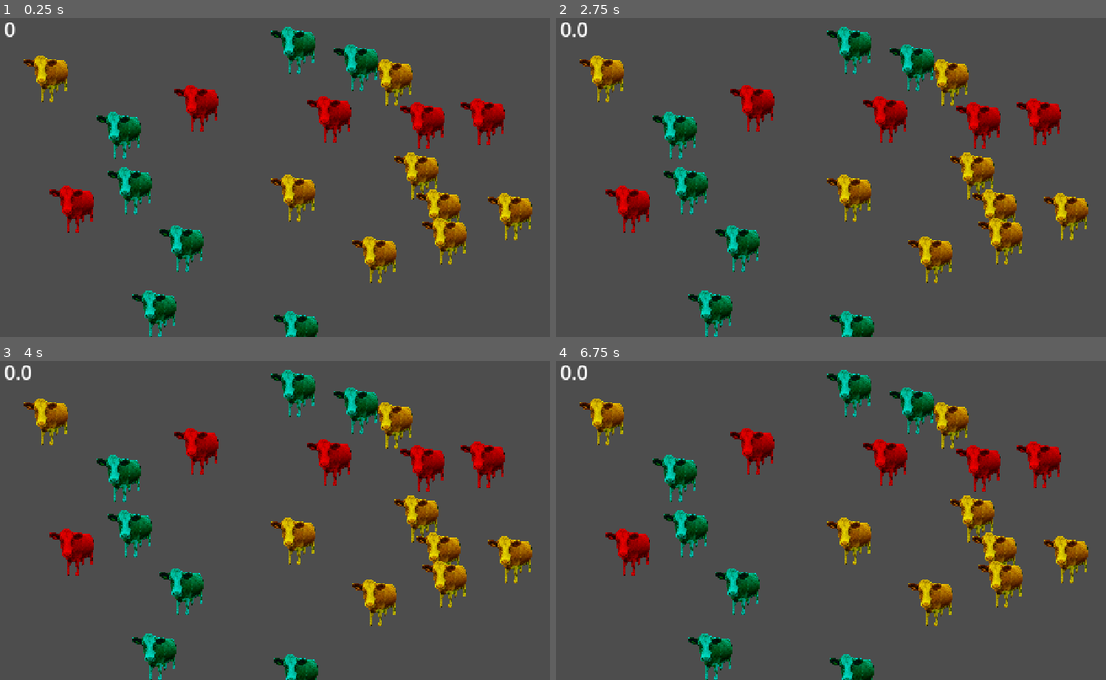
Above: before the commit, frames 1-4 (two rows, left to right).
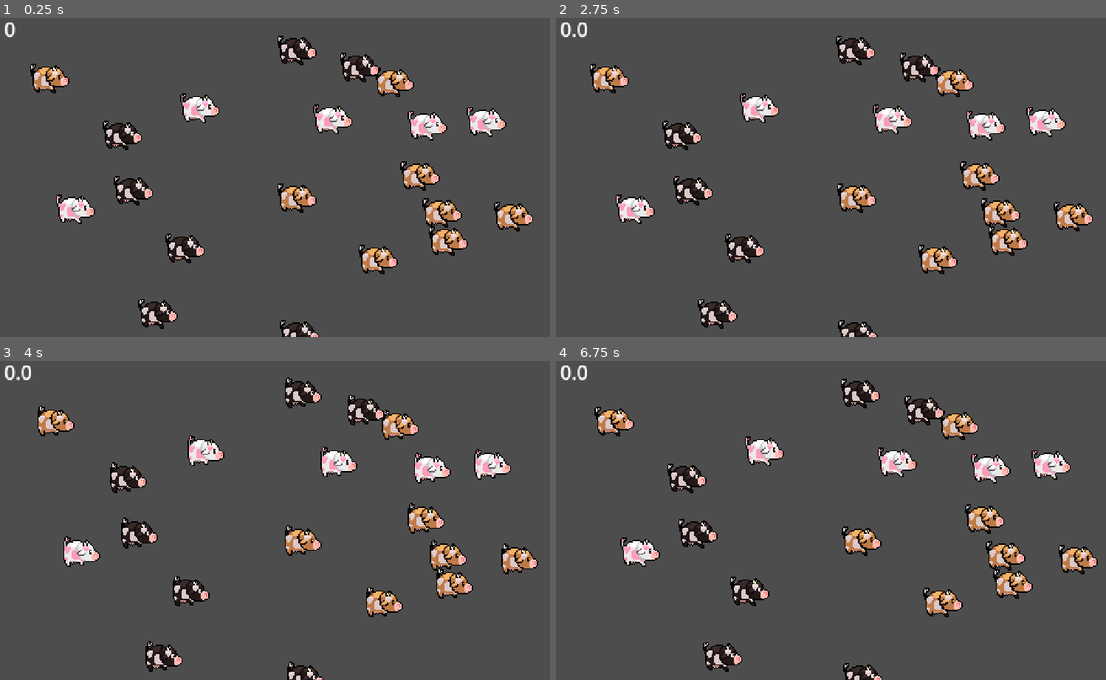
Above: after the commit, the same moments.

Repository: Ninesliced/gmtk-2025-online-group
Game: Godot game, scene res://scenes/main.tscn
The game is run twice, just before and just after one commit, with the same random seed, the same clock (stepped at 60 frames per second) and the same inputs.
Inputs (mouse positions are in pixels of both pictures, inside the frame that each line leads up to):
- Up to frame 1 (0.25 s): no input
- Up to frame 2 (2.75 s): move the mouse to (974, 155) at 0.52 s; click (974, 155) at 0.67 s; move the mouse to (726, 187) at 1.27 s; click (726, 187) at 1.42 s; move the mouse to (902, 97) at 2.02 s; click (902, 97) at 2.17 s
- Up to frame 3 (4 s): move the mouse to (258, 581) at 2.77 s; click (258, 581) at 2.92 s; move the mouse to (467, 565) at 3.52 s; click (467, 565) at 3.67 s
- Up to frame 4 (6.75 s): move the mouse to (666, 463) at 4.27 s; click (666, 463) at 4.42 s; move the mouse to (875, 514) at 5.02 s; click (875, 514) at 5.17 s; move the mouse to (759, 431) at 5.77 s; click (759, 431) at 5.92 s; move the mouse to (974, 498) at 6.52 s; click (974, 498) at 6.67 s

The runs differ from the first frame. In frame 1, 14% of the frame differs, in the area x 4-97%, y 2-100%; in frame 2, 13%; in frame 3, 13%; in frame 4, 14%, in the area x 4-99%, y 2-100%.

Commit message:
Cow types sprites

Diff:
--- a/gmtk2025/scenes/actors/cow.gd
+++ b/gmtk2025/scenes/actors/cow.gd
@@ -3,20 +3,58 @@
 
 enum CowType {
 	UNDEFINED,
-	RED,
-	YELLOW,
-	BLUE,
+	PINK,
+	ORANGE,
+	BLACK,
 }
 
+@export var cow_manager: CowManager
 @export var cow_type: CowType = CowType.UNDEFINED
+
+var velocity = Vector2(-1, 0)
 
 func _ready() -> void:
 	cow_type = randi_range(1, 3)
-	$AnimatedSprite2D.modulate = Global.cow_type_to_color(cow_type)
 
 func _process(delta: float) -> void:
+	_process_ai(delta)
+
+	_velocity_to_direction()
+	$AnimatedSprite2D.play(_get_current_animation())
+
+func _physics_process(delta: float) -> void:
+	position += velocity * delta
+
+func _process_ai(delta: float):
 	pass
-	# TODO: cow AI
+	#_ai_target = Vector2(
+		#randf_range(cow_manager.spawn_area),
+	#)
 
 func capture():
 	queue_free()
+
+func _cow_type_to_str(_cow_type: CowType) -> String:
+	match _cow_type:
+		CowType.PINK:
+			return "pink"
+		CowType.ORANGE:
+			return "orange"
+		CowType.BLACK:
+			return "black"
+	return ""
+
+func _velocity_to_direction():
+	velocity = Vector2(1,0)
+	var angle = fmod(velocity.angle() + TAU*2, TAU)
+	if TAU*(1.0/8) <= angle and angle <= TAU*(3.0/8):
+		return "down"
+	elif TAU*(3.0/8) <= angle and angle <= TAU*(5.0/8):
+		return "left"
+	elif TAU*(5.0/8) <= angle and angle <= TAU*(7.0/8):
+		return "up"
+	else:
+		return "right"
+
+func _get_current_animation():
+	return "cow_" + _cow_type_to_str(cow_type) + "_" + _velocity_to_direction()
--- a/gmtk2025/scenes/actors/cow.tscn
+++ b/gmtk2025/scenes/actors/cow.tscn
@@ -1,16 +1,406 @@
-[gd_scene load_steps=4 format=3 uid="uid://b43s2losa3uh4"]
+[gd_scene load_steps=54 format=3 uid="uid://b43s2losa3uh4"]
 
 [ext_resource type="Script" uid="uid://4p43ov0j06bu" path="res://scenes/actors/cow.gd" id="1_nv7pv"]
-[ext_resource type="Texture2D" uid="uid://dxdah5chmkbav" path="res://assets/cow_placeholder.png" id="2_nv7pv"]
+[ext_resource type="Texture2D" uid="uid://bo55pj11ped1" path="res://assets/cow/cow_pink.png" id="2_nv7pv"]
+[ext_resource type="Texture2D" uid="uid://be5myyrd0d3vs" path="res://assets/cow/cow_black.png" id="2_ro7dt"]
+[ext_resource type="Texture2D" uid="uid://d0neifbgweoha" path="res://assets/cow/cow_orange.png" id="3_ku1di"]
+
+[sub_resource type="AtlasTexture" id="AtlasTexture_6l28j"]
+atlas = ExtResource("2_ro7dt")
+region = Rect2(0, 0, 32, 32)
+
+[sub_resource type="AtlasTexture" id="AtlasTexture_1karx"]
+atlas = ExtResource("2_ro7dt")
+region = Rect2(32, 0, 32, 32)
+
+[sub_resource type="AtlasTexture" id="AtlasTexture_rje5r"]
+atlas = ExtResource("2_ro7dt")
+region = Rect2(64, 0, 32, 32)
+
+[sub_resource type="AtlasTexture" id="AtlasTexture_vd4sw"]
+atlas = ExtResource("2_ro7dt")
+region = Rect2(96, 0, 32, 32)
+
+[sub_resource type="AtlasTexture" id="AtlasTexture_54ugj"]
+atlas = ExtResource("2_ro7dt")
+region = Rect2(0, 96, 32, 32)
+
+[sub_resource type="AtlasTexture" id="AtlasTexture_oravb"]
+atlas = ExtResource("2_ro7dt")
+region = Rect2(32, 96, 32, 32)
+
+[sub_resource type="AtlasTexture" id="AtlasTexture_q3g0r"]
+atlas = ExtResource("2_ro7dt")
+region = Rect2(64, 96, 32, 32)
+
+[sub_resource type="AtlasTexture" id="AtlasTexture_5nxs6"]
+atlas = ExtResource("2_ro7dt")
+region = Rect2(96, 96, 32, 32)
+
+[sub_resource type="AtlasTexture" id="AtlasTexture_4258e"]
+atlas = ExtResource("2_ro7dt")
+region = Rect2(0, 32, 32, 32)
+
+[sub_resource type="AtlasTexture" id="AtlasTexture_vfh5k"]
+atlas = ExtResource("2_ro7dt")
+region = Rect2(32, 32, 32, 32)
+
+[sub_resource type="AtlasTexture" id="AtlasTexture_w3lnc"]
+atlas = ExtResource("2_ro7dt")
+region = Rect2(64, 32, 32, 32)
+
+[sub_resource type="AtlasTexture" id="AtlasTexture_3drqu"]
+atlas = ExtResource("2_ro7dt")
+region = Rect2(96, 32, 32, 32)
+
+[sub_resource type="AtlasTexture" id="AtlasTexture_l7rq6"]
+atlas = ExtResource("2_ro7dt")
+region = Rect2(0, 64, 32, 32)
+
+[sub_resource type="AtlasTexture" id="AtlasTexture_468pi"]
+atlas = ExtResource("2_ro7dt")
+region = Rect2(32, 64, 32, 32)
+
+[sub_resource type="AtlasTexture" id="AtlasTexture_0o1pk"]
+atlas = ExtResource("2_ro7dt")
+region = Rect2(64, 64, 32, 32)
+
+[sub_resource type="AtlasTexture" id="AtlasTexture_xkete"]
+atlas = ExtResource("2_ro7dt")
+region = Rect2(96, 64, 32, 32)
+
+[sub_resource type="AtlasTexture" id="AtlasTexture_0pwqj"]
+atlas = ExtResource("3_ku1di")
+region = Rect2(0, 0, 32, 32)
+
+[sub_resource type="AtlasTexture" id="AtlasTexture_871i4"]
+atlas = ExtResource("3_ku1di")
+region = Rect2(32, 0, 32, 32)
+
+[sub_resource type="AtlasTexture" id="AtlasTexture_051gj"]
+atlas = ExtResource("3_ku1di")
+region = Rect2(64, 0, 32, 32)
+
+[sub_resource type="AtlasTexture" id="AtlasTexture_pato6"]
+atlas = ExtResource("3_ku1di")
+region = Rect2(96, 0, 32, 32)
+
+[sub_resource type="AtlasTexture" id="AtlasTexture_wwim0"]
+atlas = ExtResource("3_ku1di")
+region = Rect2(0, 96, 32, 32)
+
+[sub_resource type="AtlasTexture" id="AtlasTexture_vlq2c"]
+atlas = ExtResource("3_ku1di")
+region = Rect2(32, 96, 32, 32)
+
+[sub_resource type="AtlasTexture" id="AtlasTexture_8tjvx"]
+atlas = ExtResource("3_ku1di")
+region = Rect2(64, 96, 32, 32)
+
+[sub_resource type="AtlasTexture" id="AtlasTexture_kldsy"]
+atlas = ExtResource("3_ku1di")
+region = Rect2(96, 96, 32, 32)
+
+[sub_resource type="AtlasTexture" id="AtlasTexture_1pfbj"]
+atlas = ExtResource("3_ku1di")
+region = Rect2(0, 32, 32, 32)
+
+[sub_resource type="AtlasTexture" id="AtlasTexture_puoo4"]
+atlas = ExtResource("3_ku1di")
+region = Rect2(32, 32, 32, 32)
+
+[sub_resource type="AtlasTexture" id="AtlasTexture_pc83m"]
+atlas = ExtResource("3_ku1di")
+region = Rect2(64, 32, 32, 32)
+
+[sub_resource type="AtlasTexture" id="AtlasTexture_c0au2"]
+atlas = ExtResource("3_ku1di")
+region = Rect2(96, 32, 32, 32)
+
+[sub_resource type="AtlasTexture" id="AtlasTexture_tbak4"]
+atlas = ExtResource("3_ku1di")
+region = Rect2(0, 64, 32, 32)
+
+[sub_resource type="AtlasTexture" id="AtlasTexture_06na8"]
+atlas = ExtResource("3_ku1di")
+region = Rect2(32, 64, 32, 32)
+
+[sub_resource type="AtlasTexture" id="AtlasTexture_a6okt"]
+atlas = ExtResource("3_ku1di")
+region = Rect2(64, 64, 32, 32)
+
+[sub_resource type="AtlasTexture" id="AtlasTexture_2a0va"]
+atlas = ExtResource("3_ku1di")
+region = Rect2(96, 64, 32, 32)
+
+[sub_resource type="AtlasTexture" id="AtlasTexture_4ihft"]
+atlas = ExtResource("2_nv7pv")
+region = Rect2(0, 0, 32, 32)
+
+[sub_resource type="AtlasTexture" id="AtlasTexture_ro7dt"]
+atlas = ExtResource("2_nv7pv")
+region = Rect2(32, 0, 32, 32)
+
+[sub_resource type="AtlasTexture" id="AtlasTexture_ku1di"]
+atlas = ExtResource("2_nv7pv")
+region = Rect2(64, 0, 32, 32)
+
+[sub_resource type="AtlasTexture" id="AtlasTexture_cswqi"]
+atlas = ExtResource("2_nv7pv")
+region = Rect2(96, 0, 32, 32)
+
+[sub_resource type="AtlasTexture" id="AtlasTexture_6kki7"]
+atlas = ExtResource("2_nv7pv")
+region = Rect2(0, 96, 32, 32)
+
+[sub_resource type="AtlasTexture" id="AtlasTexture_ahaqq"]
+atlas = ExtResource("2_nv7pv")
+region = Rect2(32, 96, 32, 32)
+
+[sub_resource type="AtlasTexture" id="AtlasTexture_e1xkv"]
+atlas = ExtResource("2_nv7pv")
+region = Rect2(64, 96, 32, 32)
+
+[sub_resource type="AtlasTexture" id="AtlasTexture_67ug3"]
+atlas = ExtResource("2_nv7pv")
+region = Rect2(96, 96, 32, 32)
+
+[sub_resource type="AtlasTexture" id="AtlasTexture_nx066"]
+atlas = ExtResource("2_nv7pv")
+region = Rect2(0, 32, 32, 32)
+
+[sub_resource type="AtlasTexture" id="AtlasTexture_j7hde"]
+atlas = ExtResource("2_nv7pv")
+region = Rect2(32, 32, 32, 32)
+
+[sub_resource type="AtlasTexture" id="AtlasTexture_klo0j"]
+atlas = ExtResource("2_nv7pv")
+region = Rect2(64, 32, 32, 32)
+
+[sub_resource type="AtlasTexture" id="AtlasTexture_4phxb"]
+atlas = ExtResource("2_nv7pv")
+region = Rect2(96, 32, 32, 32)
+
+[sub_resource type="AtlasTexture" id="AtlasTexture_i0reg"]
+atlas = ExtResource("2_nv7pv")
+region = Rect2(0, 64, 32, 32)
+
+[sub_resource type="AtlasTexture" id="AtlasTexture_tkmv7"]
+atlas = ExtResource("2_nv7pv")
+region = Rect2(32, 64, 32, 32)
+
+[sub_resource type="AtlasTexture" id="AtlasTexture_y4nyj"]
+atlas = ExtResource("2_nv7pv")
+region = Rect2(64, 64, 32, 32)
+
+[sub_resource type="AtlasTexture" id="AtlasTexture_dql4u"]
+atlas = ExtResource("2_nv7pv")
+region = Rect2(96, 64, 32, 32)
 
 [sub_resource type="SpriteFrames" id="SpriteFrames_ociam"]
 animations = [{
 "frames": [{
 "duration": 1.0,
-"texture": ExtResource("2_nv7pv")
-}],
-"loop": true,
-"name": &"default",
+"texture": SubResource("AtlasTexture_6l28j")
+}, {
+"duration": 1.0,
+"texture": SubResource("AtlasTexture_1karx")
+}, {
+"duration": 1.0,
+"texture": SubResource("AtlasTexture_rje5r")
+}, {
+"duration": 1.0,
+"texture": SubResource("AtlasTexture_vd4sw")
+}],
+"loop": true,
+"name": &"cow_black_down",
+"speed": 5.0
+}, {
+"frames": [{
+"duration": 1.0,
+"texture": SubResource("AtlasTexture_54ugj")
+}, {
+"duration": 1.0,
+"texture": SubResource("AtlasTexture_oravb")
+}, {
+"duration": 1.0,
+"texture": SubResource("AtlasTexture_q3g0r")
+}, {
+"duration": 1.0,
+"texture": SubResource("AtlasTexture_5nxs6")
+}],
+"loop": true,
+"name": &"cow_black_left",
+"speed": 5.0
+}, {
+"frames": [{
+"duration": 1.0,
+"texture": SubResource("AtlasTexture_4258e")
+}, {
+"duration": 1.0,
+"texture": SubResource("AtlasTexture_vfh5k")
+}, {
+"duration": 1.0,
+"texture": SubResource("AtlasTexture_w3lnc")
+}, {
+"duration": 1.0,
+"texture": SubResource("AtlasTexture_3drqu")
+}],
+"loop": true,
+"name": &"cow_black_right",
+"speed": 5.0
+}, {
+"frames": [{
+"duration": 1.0,
+"texture": SubResource("AtlasTexture_l7rq6")
+}, {
+"duration": 1.0,
+"texture": SubResource("AtlasTexture_468pi")
+}, {
+"duration": 1.0,
+"texture": SubResource("AtlasTexture_0o1pk")
+}, {
+"duration": 1.0,
+"texture": SubResource("AtlasTexture_xkete")
+}],
+"loop": true,
+"name": &"cow_black_up",
+"speed": 5.0
+}, {
+"frames": [{
+"duration": 1.0,
+"texture": SubResource("AtlasTexture_0pwqj")
+}, {
+"duration": 1.0,
+"texture": SubResource("AtlasTexture_871i4")
+}, {
+"duration": 1.0,
+"texture": SubResource("AtlasTexture_051gj")
+}, {
+"duration": 1.0,
+"texture": SubResource("AtlasTexture_pato6")
+}],
+"loop": true,
+"name": &"cow_orange_down",
+"speed": 5.0
+}, {
+"frames": [{
+"duration": 1.0,
+"texture": SubResource("AtlasTexture_wwim0")
+}, {
+"duration": 1.0,
+"texture": SubResource("AtlasTexture_vlq2c")
+}, {
+"duration": 1.0,
+"texture": SubResource("AtlasTexture_8tjvx")
+}, {
+"duration": 1.0,
+"texture": SubResource("AtlasTexture_kldsy")
+}],
+"loop": true,
+"name": &"cow_orange_left",
+"speed": 5.0
+}, {
+"frames": [{
+"duration": 1.0,
+"texture": SubResource("AtlasTexture_1pfbj")
+}, {
+"duration": 1.0,
+"texture": SubResource("AtlasTexture_puoo4")
+}, {
+"duration": 1.0,
+"texture": SubResource("AtlasTexture_pc83m")
+}, {
+"duration": 1.0,
+"texture": SubResource("AtlasTexture_c0au2")
+}],
+"loop": true,
+"name": &"cow_orange_right",
+"speed": 5.0
+}, {
+"frames": [{
+"duration": 1.0,
+"texture": SubResource("AtlasTexture_tbak4")
+}, {
+"duration": 1.0,
+"texture": SubResource("AtlasTexture_06na8")
+}, {
+"duration": 1.0,
+"texture": SubResource("AtlasTexture_a6okt")
+}, {
+"duration": 1.0,
+"texture": SubResource("AtlasTexture_2a0va")
+}],
+"loop": true,
+"name": &"cow_orange_up",
+"speed": 5.0
+}, {
+"frames": [{
+"duration": 1.0,
+"texture": SubResource("AtlasTexture_4ihft")
+}, {
+"duration": 1.0,
+"texture": SubResource("AtlasTexture_ro7dt")
+}, {
+"duration": 1.0,
+"texture": SubResource("AtlasTexture_ku1di")
+}, {
+"duration": 1.0,
+"texture": SubResource("AtlasTexture_cswqi")
+}],
+"loop": true,
+"name": &"cow_pink_down",
+"speed": 8.0
+}, {
+"frames": [{
+"duration": 1.0,
+"texture": SubResource("AtlasTexture_6kki7")
+}, {
+"duration": 1.0,
+"texture": SubResource("AtlasTexture_ahaqq")
+}, {
+"duration": 1.0,
+"texture": SubResource("AtlasTexture_e1xkv")
+}, {
+"duration": 1.0,
+"texture": SubResource("AtlasTexture_67ug3")
+}],
+"loop": true,
+"name": &"cow_pink_left",
+"speed": 5.0
+}, {
+"frames": [{
+"duration": 1.0,
+"texture": SubResource("AtlasTexture_nx066")
+}, {
+"duration": 1.0,
+"texture": SubResource("AtlasTexture_j7hde")
+}, {
+"duration": 1.0,
+"texture": SubResource("AtlasTexture_klo0j")
+}, {
+"duration": 1.0,
+"texture": SubResource("AtlasTexture_4phxb")
+}],
+"loop": true,
+"name": &"cow_pink_right",
+"speed": 8.0
+}, {
+"frames": [{
+"duration": 1.0,
+"texture": SubResource("AtlasTexture_i0reg")
+}, {
+"duration": 1.0,
+"texture": SubResource("AtlasTexture_tkmv7")
+}, {
+"duration": 1.0,
+"texture": SubResource("AtlasTexture_y4nyj")
+}, {
+"duration": 1.0,
+"texture": SubResource("AtlasTexture_dql4u")
+}],
+"loop": true,
+"name": &"cow_pink_up",
 "speed": 5.0
 }]
 
@@ -20,3 +410,4 @@
 
 [node name="AnimatedSprite2D" type="AnimatedSprite2D" parent="."]
 sprite_frames = SubResource("SpriteFrames_ociam")
+animation = &"cow_black_left"
--- a/gmtk2025/scenes/cow_manager.gd
+++ b/gmtk2025/scenes/cow_manager.gd
@@ -1,4 +1,5 @@
 extends Node2D
+class_name CowManager
 
 @export var score_manager: ScoreManager
 @export var target_cow_count: int = 20
@@ -14,6 +15,7 @@
 		for i in range(target_cow_count - cow_count):
 			var cow = cow_prefab.instantiate()
 			add_child(cow)
+			cow.cow_manager = self
 			cow.global_position = Vector2(
 				randf_range(spawn_area.position.x, spawn_area.end.x),
 				randf_range(spawn_area.position.y, spawn_area.end.y)
--- a/gmtk2025/scenes/global/global.gd
+++ b/gmtk2025/scenes/global/global.gd
@@ -2,10 +2,10 @@
 
 func cow_type_to_color(cow_type: Cow.CowType) -> Color:
 	match cow_type:
-		Cow.CowType.RED:
+		Cow.CowType.PINK:
 			return Color(1, 0, 0)
-		Cow.CowType.YELLOW:
+		Cow.CowType.ORANGE:
 			return Color(1, 1, 0)
-		Cow.CowType.BLUE:
+		Cow.CowType.BLACK:
 			return Color(0, 1, 1)
 	return Color(1, 1, 1)
